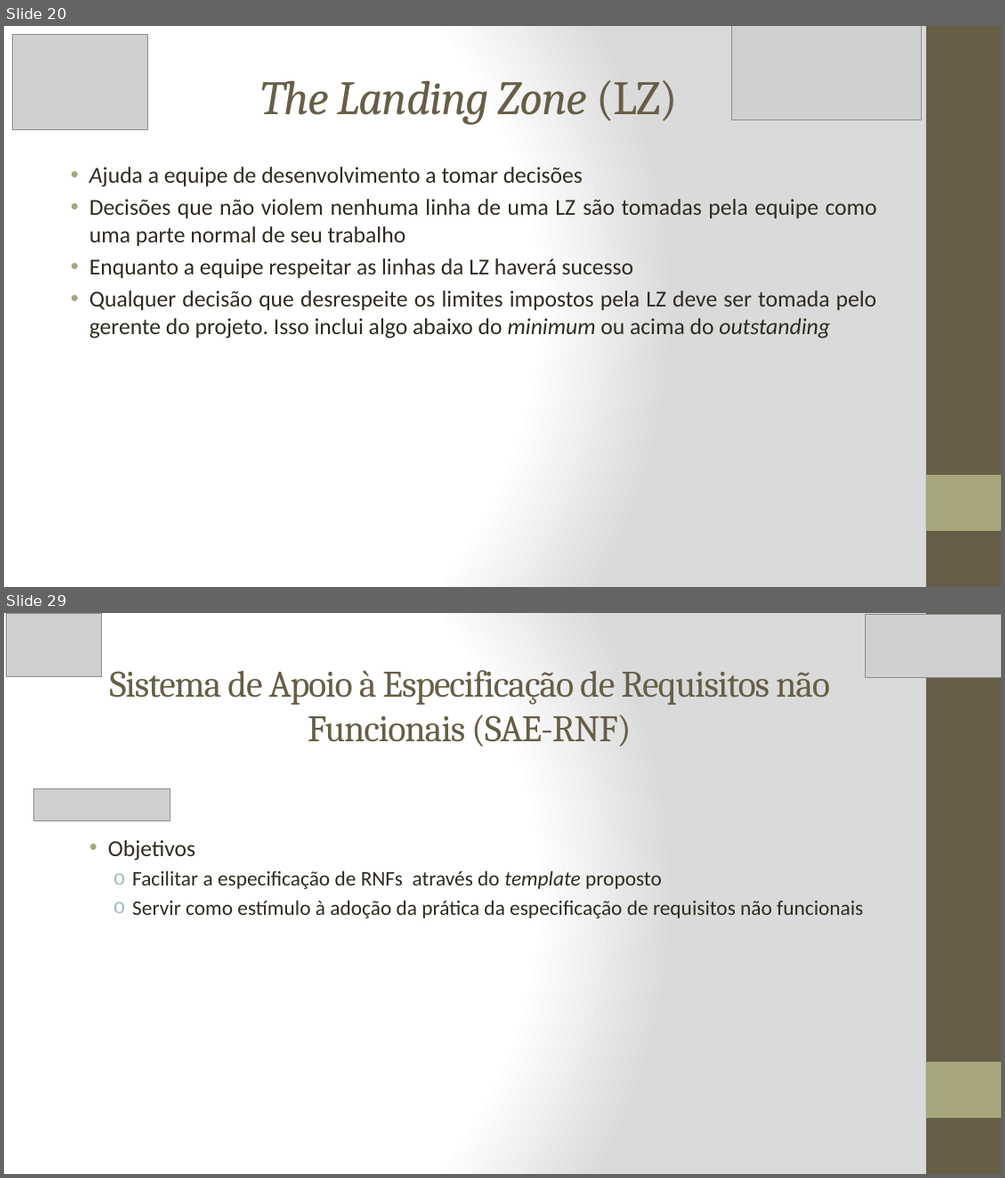
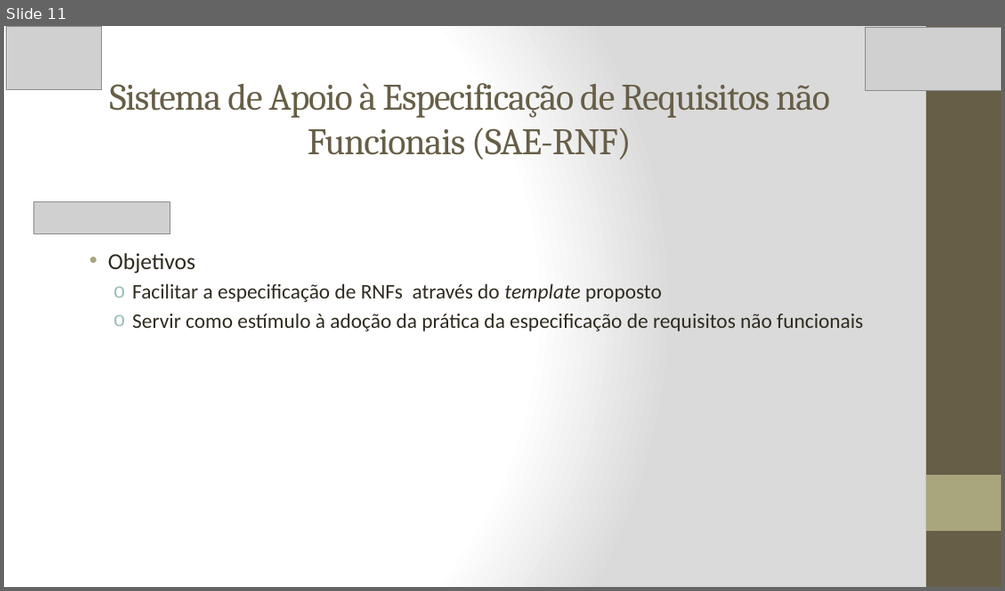
Before and after one commit to marlonscastro/estagiotcc, a slide deck: Apresentação_PPT.pptx. Shown one above the other, each under a label of ours: slides 20 and 29 before the commit, slide 11 after it; the slides between them are not shown. The pictures are 1005x1178 and 1005x591 pixels, drawn with LibreOffice and Linux fonts; fonts in the diff are those of the drawing; grey boxes stand for pictures. Boxes give left, top, right and bottom in pixels: in the first picture for what was removed or moved away, otherwise in the second. Text is boxed around its words. In the diff, an @@ line names an element or a change of style, - is before the commit and + after.

```diff
--- a/Apresentação_PPT.pptx
+++ b/Apresentação_PPT.pptx
@@ slide 20 removed at (4, 26, 1001, 587), background gradient #FFFFFF to #DADADA; not listed: 2 template elements that a slide beside it also shows @@
@@ picture removed at (12, 34, 147, 130) @@
@@ picture removed at (732, 26, 922, 119) @@
@@ title removed at (260, 80, 679, 125) @@
-The Landing Zone (LZ)
@@ text removed at (89, 167, 877, 338) @@
-• Ajuda a equipe de desenvolvimento a tomar decisões
-• Decisões que não violem nenhuma linha de uma LZ são tomadas pela equipe como uma parte normal de seu trabalho
-• Enquanto a equipe respeitar as linhas da LZ haverá sucesso
-• Qualquer decisão que desrespeite os limites impostos pela LZ deve ser tomada pelo gerente do projeto. Isso inclui algo abaixo do minimum ou acima do outstanding
@@ what was slide 29 is now slide 11 @@
```
Also in this commit, not shown: 6 slides changed, 3 slides added, 20 other slides removed, 3 other files.
